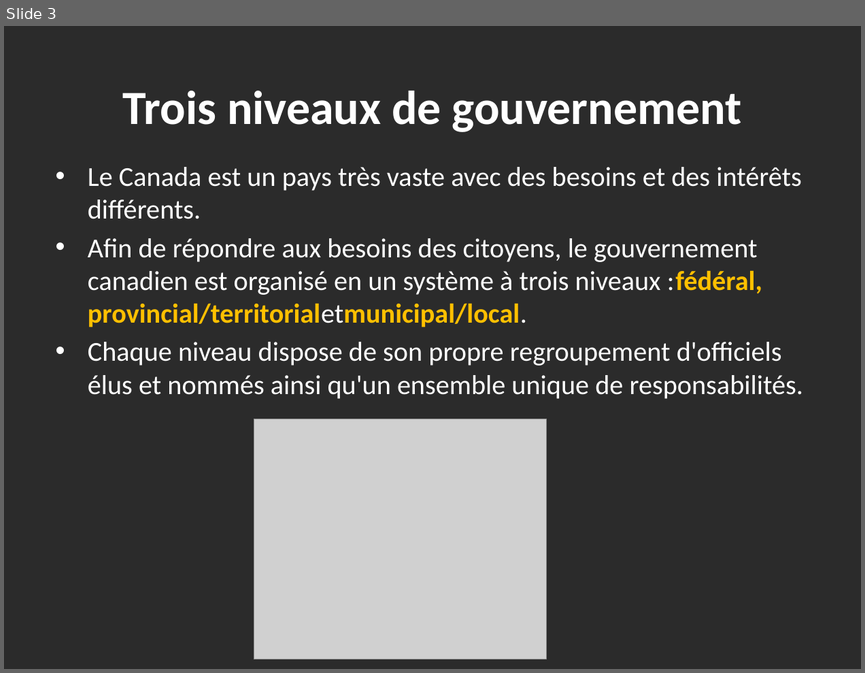
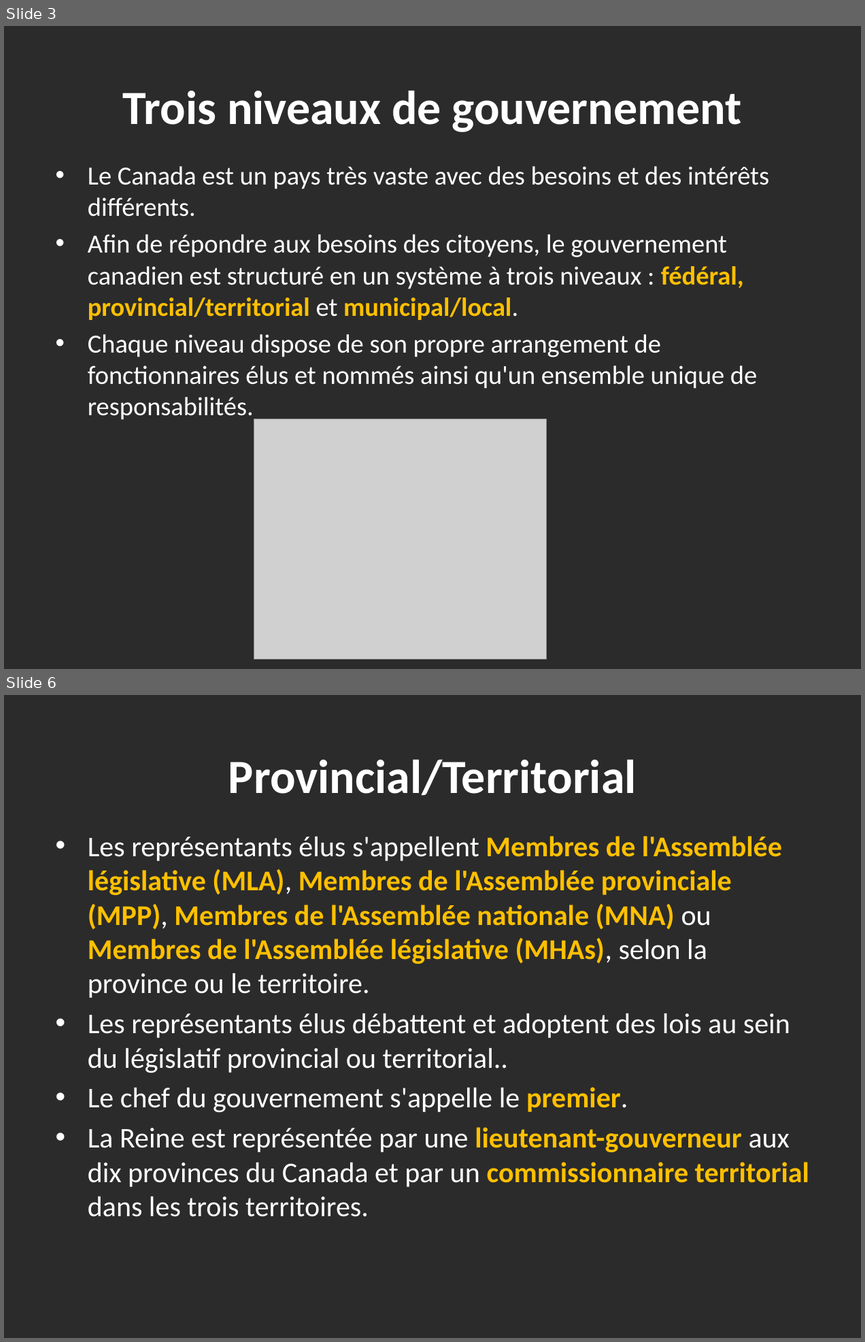
Before and after one commit to haomengqi00709/TranslationAPP, a slide deck: Output_ppt/PPT-3-Government-in-Canada1 (1)_fr_new_layout.pptx. Shown one above the other, each under a label of ours: slide 3 before the commit, slides 3 and 6 after it; the slides between them are not shown. The pictures are 865x673 and 865x1342 pixels, drawn with LibreOffice and Linux fonts; fonts in the diff are those of the drawing; grey boxes stand for pictures; background and template pictures are left out; a plain dark background stands for a picture behind light text. Boxes give left, top, right and bottom in pixels: in the first picture for what was removed or moved away, otherwise in the second. Text is boxed around its words. In the diff, an @@ line names an element or a change of style, - is before the commit and + after.

```diff
--- a/Output_ppt/PPT-3-Government-in-Canada1 (1)_fr_new_layout.pptx
+++ b/Output_ppt/PPT-3-Government-in-Canada1 (1)_fr_new_layout.pptx
@@ slide 6 added at [4,695,861,1338], background picture (left out) @@
@@ title added at [228,760,636,795], 40 pt, text #FFFFFF, bold @@
+Provincial/Territorial
@@ text added at [88,836,809,1217], 24 pt, text #FFFFFF @@
+• Les représentants élus s'appellent Membres de l'Assemblée législative (MLA), Membres de l'Assemblée provinciale (MPP), Membres de l'Assemblée nationale (MNA) ou Membres de l'Assemblée législative (MHAs), selon la province ou le territoire.
+• Les représentants élus débattent et adoptent des lois au sein du législatif provincial ou territorial..
+• Le chef du gouvernement s'appelle le premier.
+• La Reine est représentée par une lieutenant-gouverneur aux dix provinces du Canada et par un commissionnaire territorial dans les trois territoires.
@@ slide 3 changed as well @@
@@ text at [88,166,769,216]: size 23 to 22 pt in "Le Canada est un pays très vaste ..." @@
@@ text at [88,234,757,420]: text changed; size 23 to 22 pt @@
-• Afin de répondre aux besoins des citoyens, le gouvernement canadien est organisé en un système à trois niveaux :fédéral, provincial/territorialetmunicipal/local.
-• Chaque niveau dispose de son propre regroupement d'officiels élus et nommés ainsi qu'un ensemble unique de responsabilités.
+• Afin de répondre aux besoins des citoyens, le gouvernement canadien est structuré en un système à trois niveaux : fédéral, provincial/territorial et municipal/local.
+• Chaque niveau dispose de son propre arrangement de fonctionnaires élus et nommés ainsi qu'un ensemble unique de responsabilités.
```
Also in this commit, not shown: 2 other slides changed, 6 other slides added, 21 other files.
